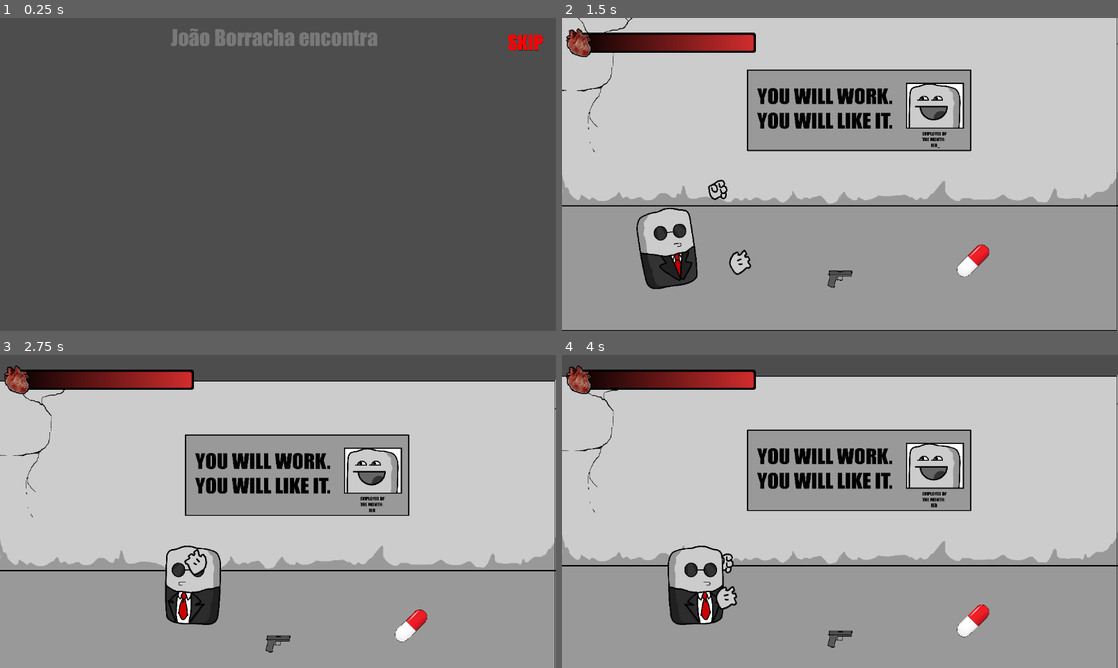
Above: before the commit, frames 1-4 (two rows, left to right).
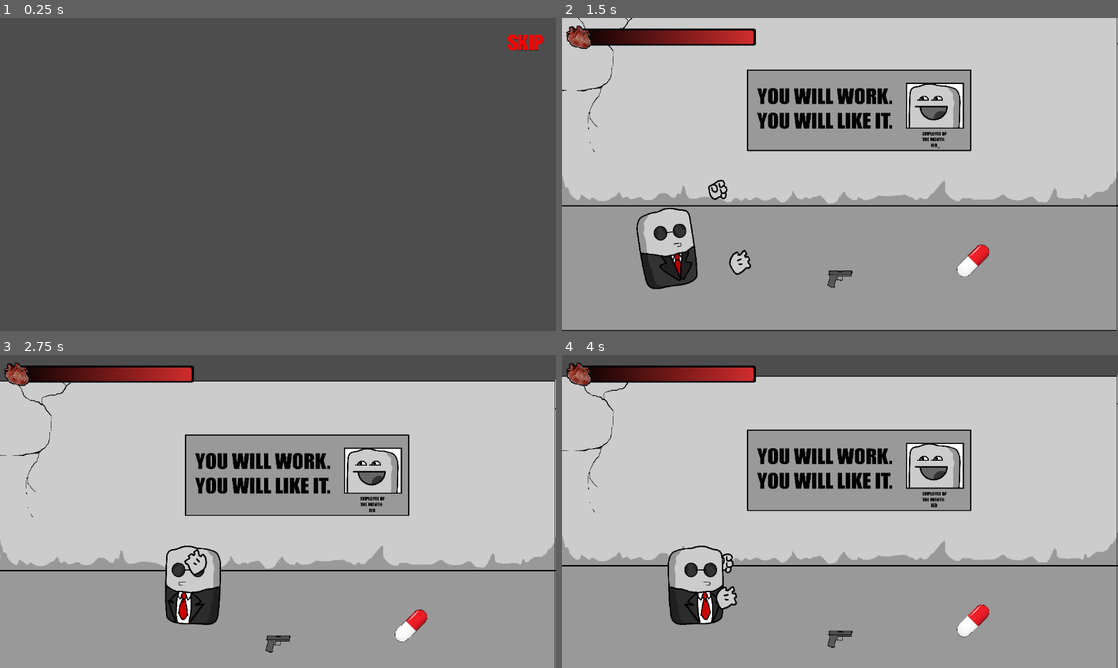
Above: after the commit, the same moments.

Repository: PH1LIPPUS/JoaoBorracha
Game: Godot game, scene res://Sceens/cutsceen.tscn
The game is run twice, just before and just after one commit, with the same random seed, the same clock (stepped at 60 frames per second) and the same inputs. This scene is started directly instead of the project's main scene. Video files are missing from this copy of the repository; at most half a second of black plays in their place.
Inputs (mouse positions are in pixels of both pictures, inside the frame that each line leads up to):
- Up to frame 1 (0.25 s): no input
- Up to frame 2 (1.5 s): click (1084, 39) at 0.5 s; move the mouse to (962, 158) at 1.27 s; hold D (right) from 1.28 s (still down); hold E (pickup) from 1.28 s (still down)
- Up to frame 3 (2.75 s): keep holding D (right); tap Space (jump) at 1.52, 2.27 s; move the mouse to (166, 527) at 2.02 s; release E (pickup) at 2.03 s; tap Ctrl (precision_aim) at 2.1 s
- Up to frame 4 (4 s): move the mouse to (895, 442) at 2.77 s; release D (right) at 2.78 s; hold A (left) 2.78-3.53 s; hold Shift (run) 2.78-3.53 s; move the mouse to (812, 574) at 3.52 s; hold D (right) from 3.53 s (still down); tap E (pickup) at 3.6 s; tap Space (jump) at 3.77 s

The runs differ from the first frame. In frame 1, 1.1% of the frame differs, in the area x 30-68%, y 3-10%; in frame 2, 1.8%, in the area x 0-35%, y 2-13%; in frame 3, 1.8%; in frame 4, 1.8%.

Commit message:
cutsceen

Diff:
--- a/joaoborracha/Player/player.tscn
+++ b/joaoborracha/Player/player.tscn
@@ -191,8 +191,8 @@
 script = ExtResource("9_n471f")
 
 [node name="BarraSprite" type="AnimatedSprite2D" parent="Barra de vida"]
-position = Vector2(184.613, 44.6575)
-scale = Vector2(1.1, 1.04944)
+position = Vector2(184.613, 34.1674)
+scale = Vector2(1.1, 0.867)
 sprite_frames = SubResource("SpriteFrames_m0h3t")
 animation = &"Vida"
 autoplay = "Vida"
--- a/joaoborracha/Sceens/cutsceen.tscn
+++ b/joaoborracha/Sceens/cutsceen.tscn
@@ -1,7 +1,7 @@
 [gd_scene load_steps=6 format=3 uid="uid://jqbjgv6vxruj"]
 
 [ext_resource type="Script" uid="uid://bmig5dpbvw4fp" path="res://Scrips/cutsceen.gd" id="1_4ixod"]
-[ext_resource type="FontFile" uid="uid://js0ssghbweqw" path="res://Resources/resources/impact/impact.ttf" id="2_lp7eo"]
+[ext_resource type="VideoStream" uid="uid://cusxnp7gykpmv" path="res://Resources/johnnyOrigin.ogv" id="2_lp7eo"]
 [ext_resource type="Texture2D" uid="uid://c4v03ilq57b0k" path="res://Resources/resources/sprites/ui/text/skip.png" id="3_6my6n"]
 [ext_resource type="Texture2D" uid="uid://cx75fenxqq8wp" path="res://Resources/resources/sprites/ui/text/skip1.png" id="4_6my6n"]
 
@@ -29,13 +29,13 @@
 anchors_preset = 0
 script = ExtResource("1_4ixod")
 
-[node name="Label" type="Label" parent="."]
+[node name="VideoStreamPlayer" type="VideoStreamPlayer" parent="."]
 layout_mode = 0
-offset_left = 210.0
-offset_top = 13.0
-offset_right = 928.0
-offset_bottom = 67.0
-theme_override_fonts/font = ExtResource("2_lp7eo")
+offset_right = 1150.0
+offset_bottom = 648.0
+stream = ExtResource("2_lp7eo")
+autoplay = true
+expand = true
 
 [node name="AnimatedSprite2D" type="AnimatedSprite2D" parent="."]
 position = Vector2(1088.75, 50.5274)
--- a/joaoborracha/Scrips/cutsceen.gd
+++ b/joaoborracha/Scrips/cutsceen.gd
@@ -1,56 +1,8 @@
 extends Control
 
 @onready var anim: AnimatedSprite2D = $AnimatedSprite2D
-@onready var main_label: Label = $Label
-var story_parts := [
-	"João Borracha encontra",
-	"a sua mulher desaparecida,",
-	"e uma nota do seu chefe.",
-	"Isto é a história da sua vingança."
-]
-
-var current_part := 0
-var skip_requested := false
-var fade_duration := 3.0
-var display_duration := 3.0  # Tempo que o texto fica totalmente visível antes do fade
-
-func _ready() -> void:
-	anim.play("idle")
-	main_label.visible = false
-	_start_fade_sequence()
-
-func _start_fade_sequence():
-	if skip_requested or current_part >= story_parts.size():
-		get_tree().change_scene_to_file("res://Sceens/game.tscn")
-		return
-
-	# Configuração do label
-	main_label.text = story_parts[current_part]
-	main_label.add_theme_font_size_override("font_size", 44)
-	main_label.horizontal_alignment = HORIZONTAL_ALIGNMENT_CENTER
-	main_label.vertical_alignment = VERTICAL_ALIGNMENT_CENTER
-	main_label.autowrap_mode = TextServer.AUTOWRAP_WORD
-	main_label.add_theme_constant_override("line_spacing", 12)
-
-
-	# Animação
-	main_label.visible = true
-	main_label.modulate.a = 0.0
-
-	var tween = create_tween()
-	# Fade in
-	tween.tween_property(main_label, "modulate:a", 1.0, 1.0)
-	# Mantém visível
-	tween.tween_interval(display_duration)
-	# Fade out
-	tween.tween_property(main_label, "modulate:a", 0.0, fade_duration)
-
-	await tween.finished
-	current_part += 1
-	_start_fade_sequence()
 
 func _on_skip_pressed() -> void:
-	skip_requested = true
 	get_tree().change_scene_to_file("res://Sceens/game.tscn")
 
 func _on_skip_mouse_entered() -> void:
